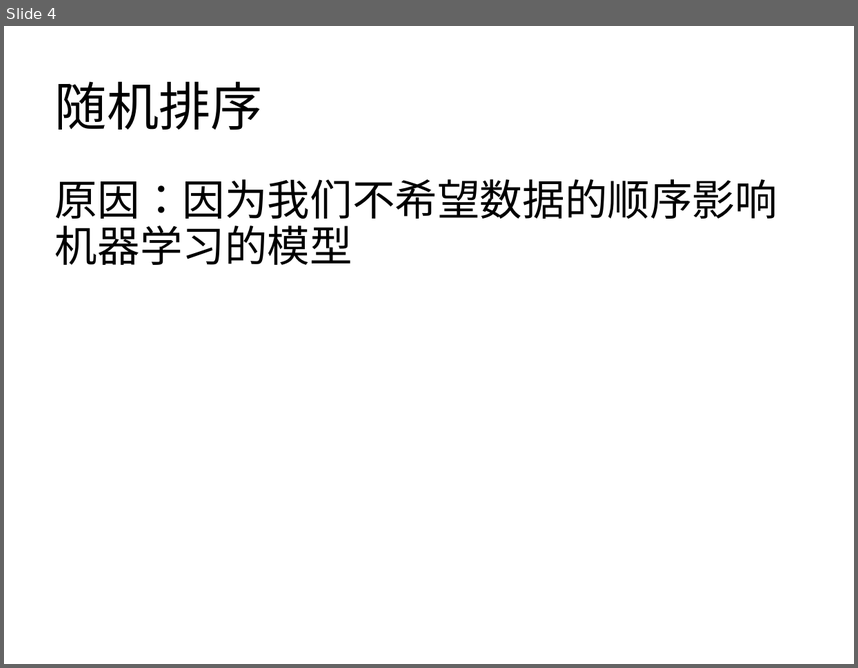
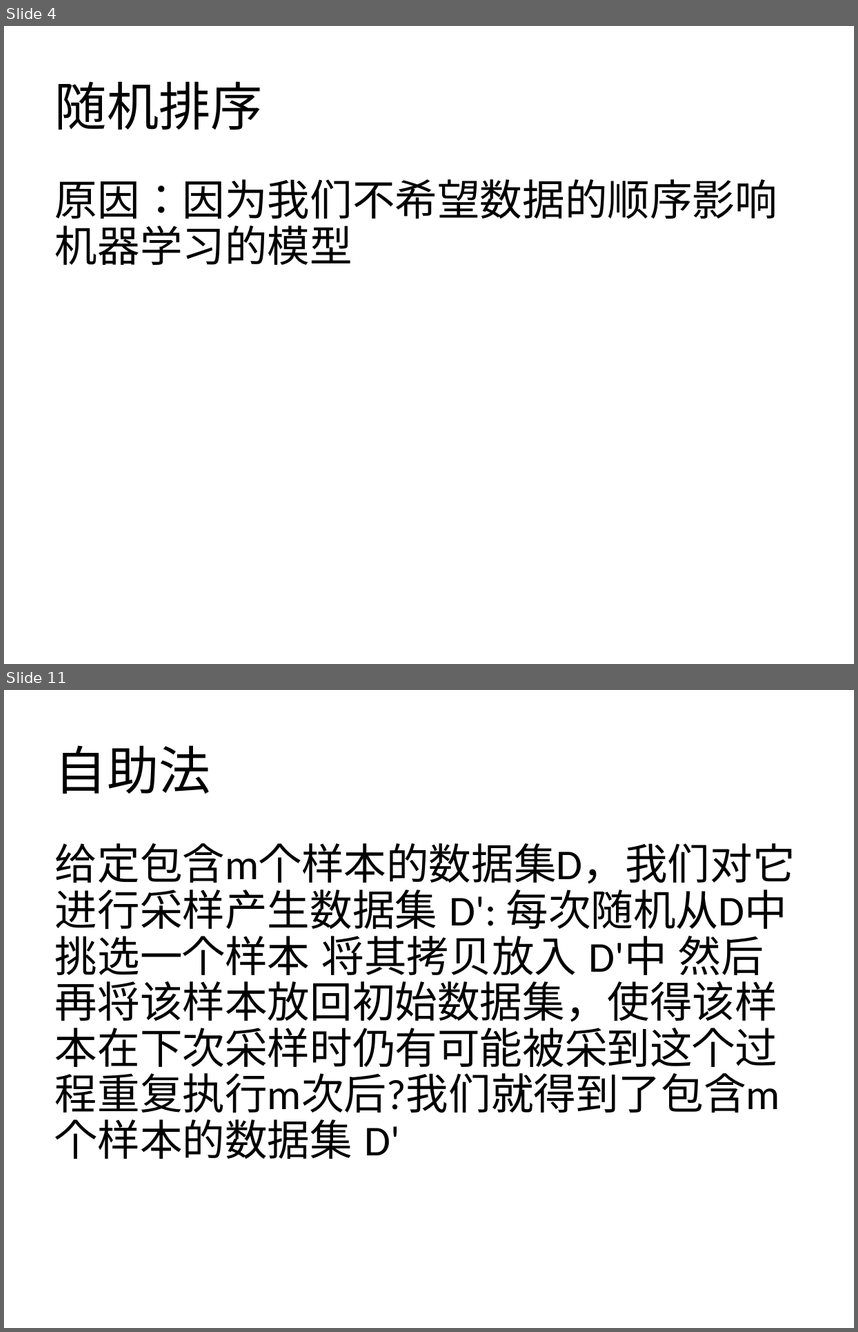
Before and after one commit to zznan0o0/Machine-Learning-materilas, a slide deck: 机器学习.pptx. Shown one above the other, each under a label of ours: slide 4 before the commit, slides 4 and 11 after it; the slides between them are not shown. The pictures are 858x668 and 858x1332 pixels, drawn with LibreOffice and Linux fonts; fonts in the diff are those of the drawing. Boxes give left, top, right and bottom in pixels: in the first picture for what was removed or moved away, otherwise in the second. Text is boxed around its words. In the diff, an @@ line names an element or a change of style, - is before the commit and + after.

```diff
--- a/机器学习.pptx
+++ b/机器学习.pptx
@@ slide 11 added at [4,690,854,1328], background #FFFFFF @@
@@ title added at [55,745,211,793], 44 pt, text #000000 @@
+自助法
@@ text added at [55,843,795,1155], 36 pt, text #000000 @@
+给定包含m个样本的数据集D，我们对它进行采样产生数据集 D': 每次随机从D中挑选一个样本 将其拷贝放入 D'中 然后再将该样本放回初始数据集，使得该样本在下次采样时仍有可能被采到这个过程重复执行m次后?我们就得到了包含m个样本的数据集 D'
```
Also in this commit, not shown: 1 slide changed, 16 other slides added.
